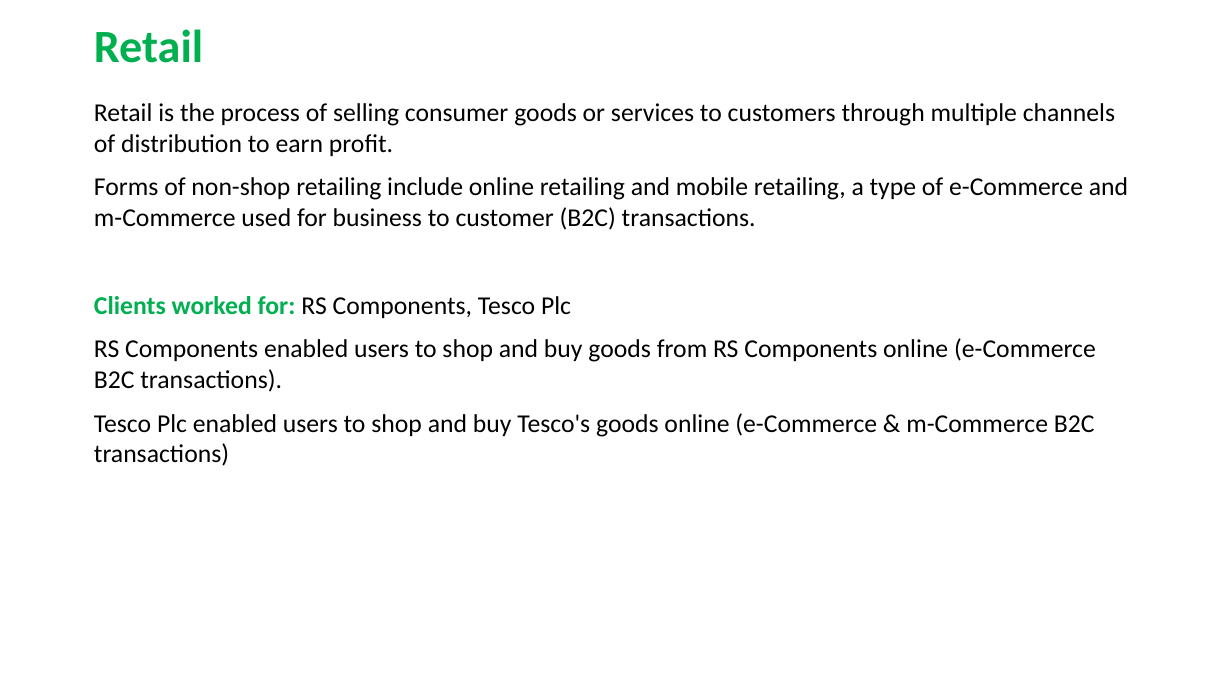
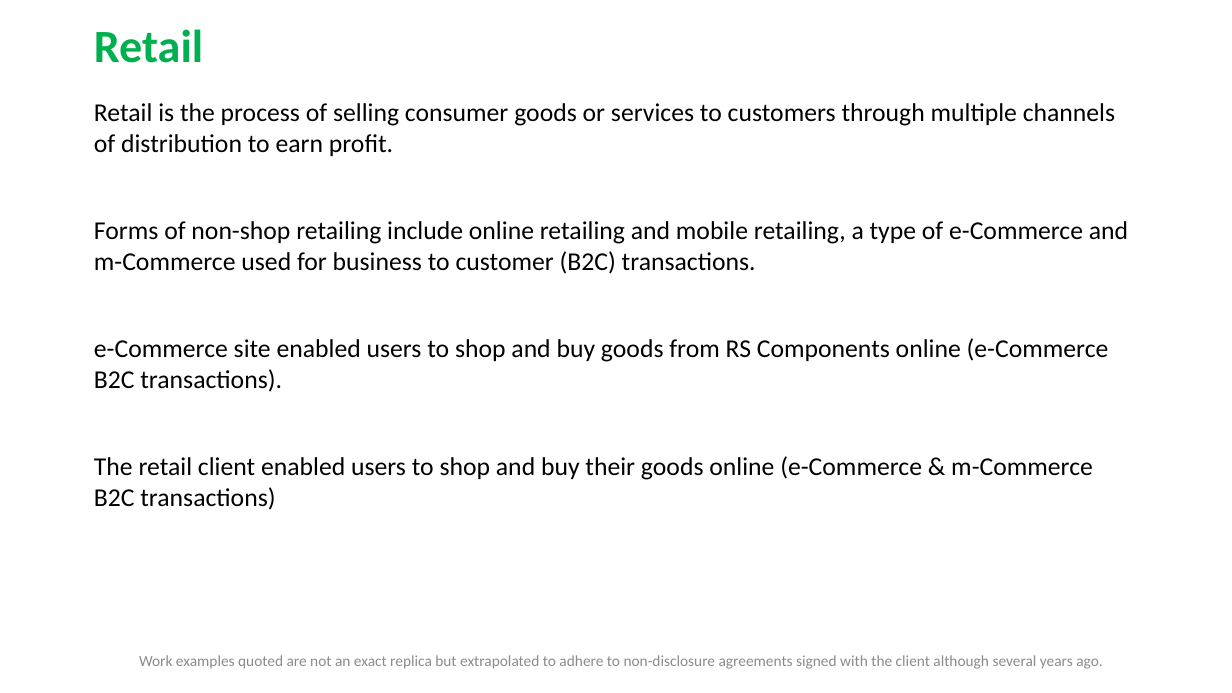
Before and after one commit to RaghavanKasthuri/Business-Knowledge, a slide deck: slide 1 of Retail.pptx. Drawn at 1232x693 pixels with LibreOffice and Linux fonts; fonts in the diff are those of the drawing. Boxes give left, top, right and bottom in pixels: in the first picture for what was removed or moved away, otherwise in the second. Text is boxed around its words. In the diff, an @@ line names an element or a change of style, - is before the commit and + after.

```diff
--- a/Retail.pptx
+++ b/Retail.pptx
@@ text at <box>94,338,1109,510</box>: text changed @@
-Clients worked for: RS Components, Tesco Plc
-RS Components enabled users to shop and buy goods from RS Components online (e-Commerce B2C transactions).
-Tesco Plc enabled users to shop and buy Tesco's goods online (e-Commerce & m-Commerce B2C transactions)
+e-Commerce site enabled users to shop and buy goods from RS Components online (e-Commerce B2C transactions).
+The retail client enabled users to shop and buy their goods online (e-Commerce & m-Commerce B2C transactions)
@@ text added at <box>139,655,1102,669</box>, 12 pt, text #8C8C8C @@
+Work examples quoted are not an exact replica but extrapolated to adhere to non-disclosure agreements signed with the client although several years ago.
```
Also in this commit, not shown: 16 other files.
